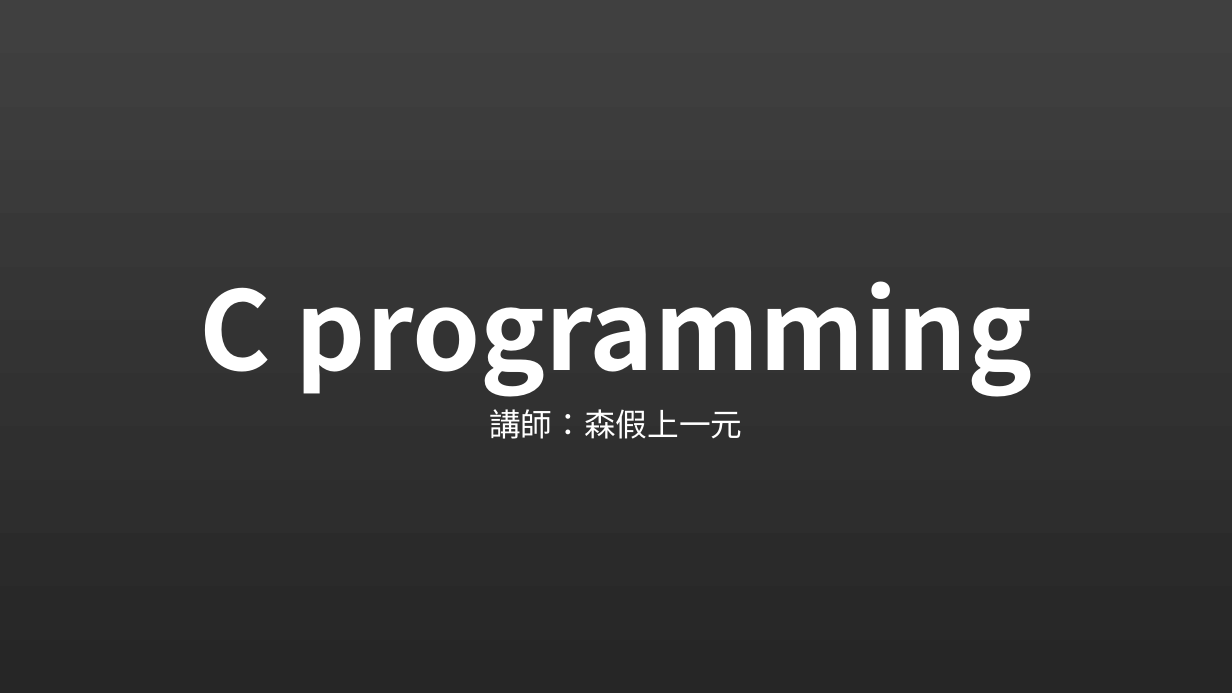
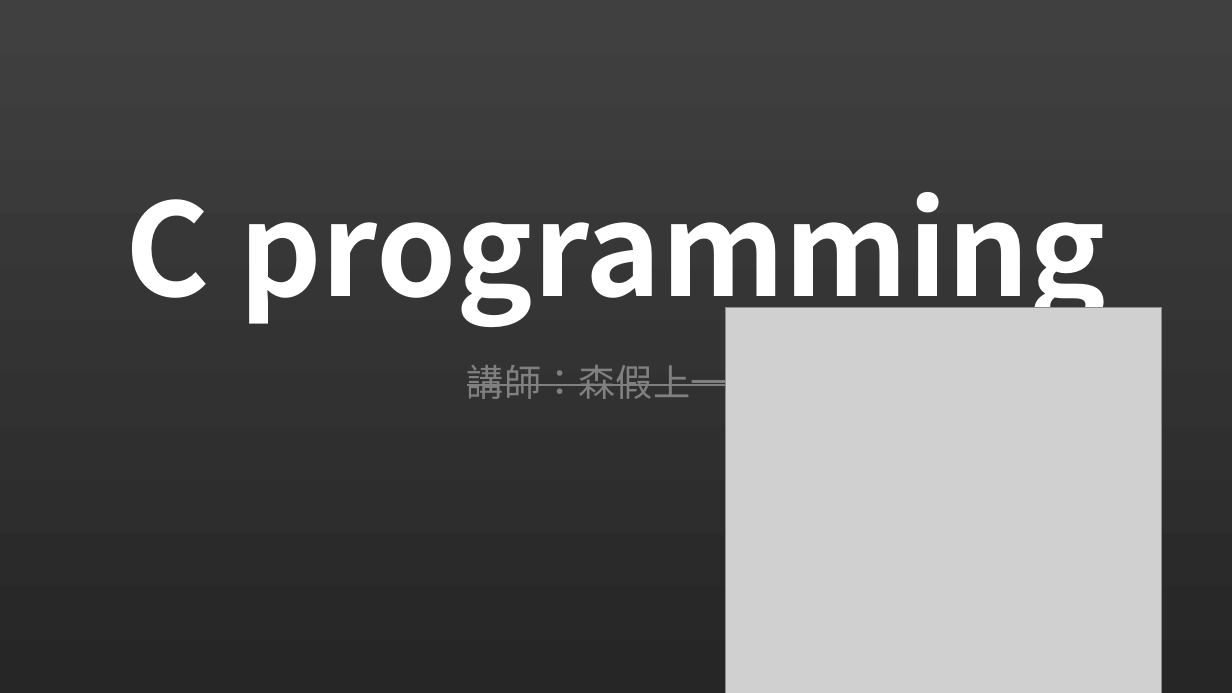
Before and after one commit to liuutin9/liuutin9.github.io, a slide deck: slide 2 of Shared-Files/電機營C語言Day2.pptx (slide 1 before the commit). Drawn at 1232x693 pixels with LibreOffice and Linux fonts; fonts in the diff are those of the drawing; grey boxes stand for pictures. Boxes give left, top, right and bottom in pixels: in the first picture for what was removed or moved away, otherwise in the second. Text is boxed around its words. In the diff, an @@ line names an element or a change of style, - is before the commit and + after.

```diff
--- a/Shared-Files/電機營C語言Day2.pptx
+++ b/Shared-Files/電機營C語言Day2.pptx
@@ subtitle "C programming" moved from (x1=199, y1=281, x2=1033, y2=439) to (x1=126, y1=192, x2=1106, y2=406) @@
@@ subtitle "C programming" at (x1=126, y1=192, x2=1106, y2=406): size 85 to 100 pt in "C programming"; size 24.6 to 29 pt, text colour #FFFFFF to #808080, strikethrough on in "講師：森假上一元"; line spacing 0.7 to 0.9 @@
@@ picture added at (x1=726, y1=308, x2=1162, y2=693) @@
```
Also in this commit, not shown: 1 slide added, 2 other files.
